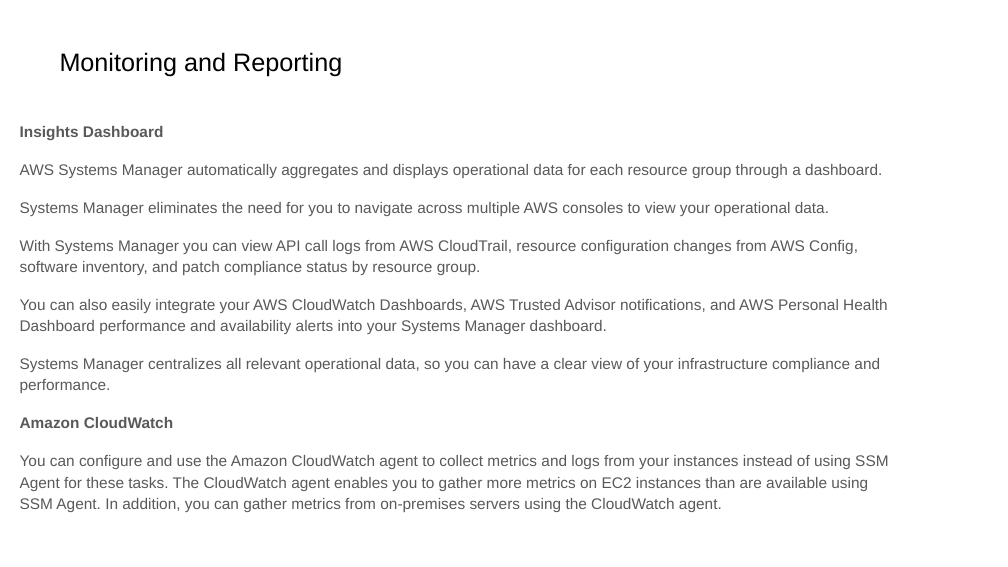
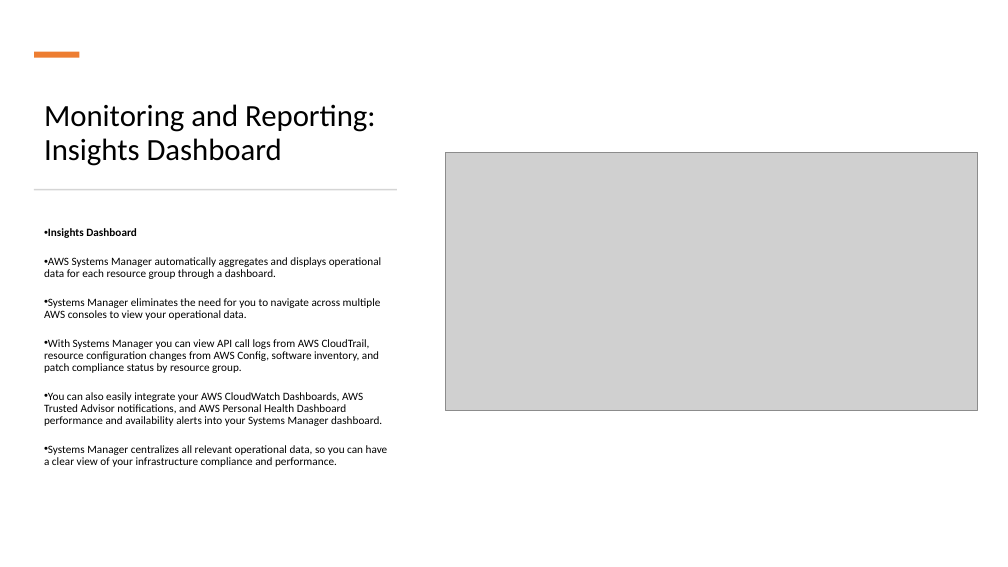
Before and after one commit to IlyaChakun/aws-iba-courses, a slide deck: slide 20 of lecture-materials/Managment&Governance/System-Manager/ssm.pptx (slide 15 before the commit). Drawn at 1008x567 pixels with LibreOffice and Linux fonts; fonts in the diff are those of the drawing; grey boxes stand for pictures. Boxes give left, top, right and bottom in pixels: in the first picture for what was removed or moved away, otherwise in the second. Text is boxed around its words. In the diff, an @@ line names an element or a change of style, - is before the commit and + after.

```diff
--- a/lecture-materials/Managment&Governance/System-Manager/ssm.pptx
+++ b/lecture-materials/Managment&Governance/System-Manager/ssm.pptx
@@ rectangle added at [34,52,79,58], fill #ED7D31 @@
@@ title "Monitoring and Reporting: Insights Dashboard" at [44,104,375,166]: vertical alignment middle to bottom @@
@@ title at [44,104,375,166]: text changed; size 18 to 22 pt; font Arial to Calibri @@
-Monitoring and Reporting
+Monitoring and Reporting: Insights Dashboard
@@ picture added at [446,152,978,410] @@
@@ rectangle added at [34,188,397,190], fill #D5D5D5 @@
@@ text "Insights Dashboard": place and size @@
-text "Insights Dashboard" at [20,126,888,512]
+text "Insights Dashboard" at [44,228,388,467]
@@ text "Insights Dashboard" at [44,228,388,467]: size 11 to 8 pt, font Arial to Calibri, text colour #595959 to #000000; bullet none to •; line spacing 1.15 to 0.9 @@
@@ text at [20,417,888,512]: paragraphs removed @@
-Amazon CloudWatch
-You can configure and use the Amazon CloudWatch agent to collect metrics and logs from your instances instead of using SSM Agent for these tasks. The CloudWatch agent enables you to gather more metrics on EC2 instances than are available using SSM Agent. In addition, you can gather metrics from on-premises servers using the CloudWatch agent.
```
Also in this commit, not shown: 15 other slides changed, 10 slides added, 2 slides removed, 24 other files.
